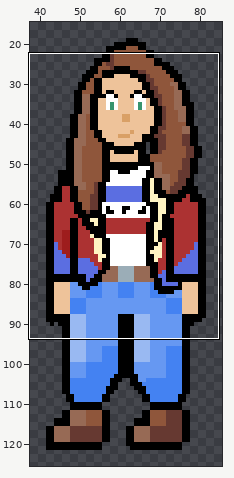
One commit to this pixel-art file: character_2.ase. Above: a wide view before the commit, with the close-up outlined.
Close-up. The starting point:
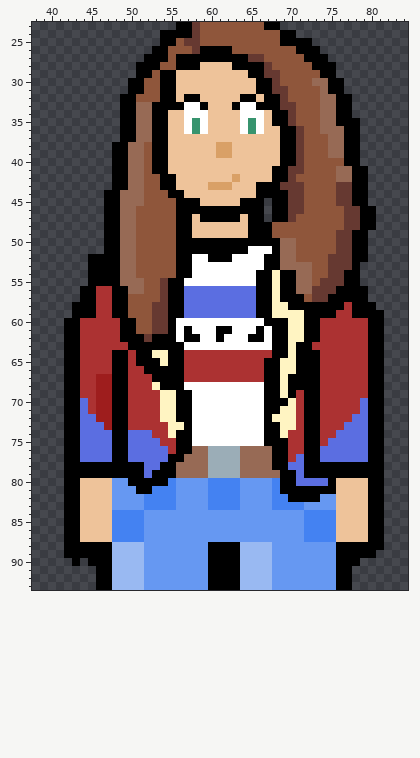
128x128 pixels, 1 frame. Shown: x 38..84, y 23..93. The wide view leaves out empty margins.
After:
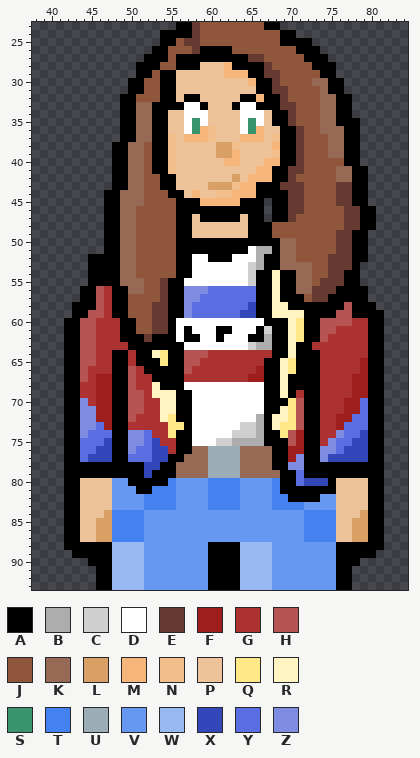
Palette (. is transparent): A #000000  B #adadad  C #cfcfcf  D #ffffff  E #663931  F #9e1d1d  G #ac3232  H #b65353  J #8f563b  K #976a55  L #d9a066  M #f6b679  N #f2be8c  P #eec39a  Q #ffe986  R #fff4c2  S #37946e  T #4482f2  U #9badb7  V #6698f2  W #99b9f2  X #3447ba  Y #5b6ee1  Z #7e8ce1
Edits made:
--- layers "Hands", "Face", "Jacket"
@@ x 60..68 @@
 27 AAAAAEEJJ
-28 PPPAAAAEJ
-29 PPPPPAAEE
-30 PPPPPPAAE
+28 PPMAAAAEJ
+29 PPMMMAAEE
+30 PPPPPMAAE
 31 PPPPPPAAE
-32 PPPPAAPAA
+32 PPPPAAMAA
 33 PPPADDAAA
@@ x 53..70 @@
 35 AAPPDSDPPPPDSDPAAE
-36 AAPPDSDPPPPDSDPPAA
-37 AAPPPPPPPPPPPPPPAA
-38 AAPPPPPPLLPPPPPPAA
-39 AAPPPPPPLLPPPPPPAA
-40 AAPPPPPPPPPPPPPPAA
-41 AAPPPPPPPPPPPPPAAE
-42 JAAPPPPPPPLPPPPAAE
-43 JAAPPPPLLLPPPAAAEE
-44 JJAAPPPPPPPPPAAAAE
-45 JJJAAAPPPPPAAA.AAE
+36 AAPPDSMNPPPDSMPPAA
+37 AANPMMMNPPPMMMPNAA
+38 AANPPPPPLLNPPPPMAA
+39 AANPPPPPLLMPPPPNAA
+40 AANPPPPPPMMPPPMMAA
+41 AANPPPPPPPPPPMMAAE
+42 JAAPPPPPPPLPMMMAAE
+43 JAAPPPPLLLNMMAAAEE
+44 JJAAPMPPNNMMMAAAAE
+45 JJJAAAMMMMMAAA.AAE
 46 JJJAAAAAAAAAAA.AAE
@@ x 38..84 @@
 50 .........AAKKJJJJJAAAAAAAAAAAAAKKJJJJJEEAA.....
-51 .........AAKKJJJJJAAAAAAAAADDDAKKJJJJJEEAA.....
-52 .......AAAAKKJJJJJAADDAAADDDDAAKKJJJJEEEAA.....
-53 .......AAAAKKJJJJJAADDDDDDDDDAAKKKKJJEEEA......
-54 .......AAAAKKJJJJJAADDDDDDDDAARAAKKJJEEAA......
-55 .......AAAAKKKJJEAADDDDDDDDDAARAAKKJEEEAA......
-56 ......AAGGAAKKJJEAAYYYYYYYYYAARAAKKEEEAAAA.....
-57 ......AAGGAAJJJJEAAYYYYYYYYYAARAAAJEEAAAAA.....
-58 .....AAAGGAAJJJEEAAYYYYYYYYYAARRAAAAAAAGAAA....
-59 .....AAAGGAAJJJEEAAYYYYYYYYYAARRRRAAAAGGAAAA...
-60 ....AAGGGGGAAJJEEADDDDDDDDDDDAAARRAAGGGGGGAA...
-61 ....AAGGGGGAAJJEEADADDDAADDDADAARRAAGGGGGGAA...
-62 ....AAGGGGGAAAEAAADAADDADDDAADAARRAAGGGGGGAA...
-63 ....AAGGGGGGAAAAAAADDDDDDDDDDDAARAAGGGGGGGAA...
-64 ....AAGGGGAAGAARRAAGGGGGGGGGGGAARAAAGGGGGGAA...
-65 ....AAGGGGAAGAAARAAGGGGGGGGGGAARRAAAGGGGGGAA...
-66 ....AAGGGGAAGGAAAAAGGGGGGGGGGAARRAAAGGGGGGAA...
-67 ....AAGGFFAAGGGAAAAGGGGGGGGGGAARAAAAGGGGGGAA...
-68 ....AAGGFFAAGGGRAAADDDDDDDDDDAARAAAAGGGGGGAA...
-69 ....AAGGFFAAGGGGRRAADDDDDDDDDAARAGAAGGGGGGAA...
-70 ....AAYGFFAAGGGGRRAADDDDDDDDDAAARGAAGGGGGYAA...
-71 ....AAYGFFAAGGGGRRAADDDDDDDDDAARRGAAGGGGGYAA...
-72 ....AAYYFFAAGGGGRRAADDDDDDDDDARRRGAAGGGGYYAA...
-73 ....AAYYYFAAGGGGGRRADDDDDDDDDAARRGAAGGGYYYAA...
-74 ....AAYYYYAAYYYGGRAADDDDDDDDDAARGGAAGGYYYYAA...
-75 ....AAYYYYAAYYYYGGAADDDDDDDDDAAAGGAAGYYYYYAA...
-76 ....AAYYYYAAYYYYYGAAKKUUUUKKKKAAGGAAYYYYYYAA...
-77 ....AAYYYYAAYYYYYAAKKKUUUUKKKKAAGYAAYYYYYYAA...
-78 ....AAAAAAAAAAYYAAKKKKUUUUKKKKAAYYAAAAAAAAAA...
-79 ....AAAAAAAAAAYAAAKKKKUUUUKKKKKAAYAAAAAAAAAA...
-80 ....AAPPPPVVAAAAATVVVVTTTTVVVVTAAYYYYAPPPPAA...
+51 .........AAKKJJJJJAAAAAAAAADBBAKKJJJJJEEAA.....
+52 .......AAAAKKJJJJJAADDAAADDDBAAKKJJJJEEEAA.....
+53 .......AAAAKKJJJJJAADDDDDDDCBAAKKKKJJEEEA......
+54 .......AAAAKKJJJJJAADDDDDDDCAARAAKKJJEEAA......
+55 .......AAAAKKKJJEAADDDDDDDDCAARAAKKJEEEAA......
+56 ......AAHGAAKKJJEAAZZZYYYYYYAARAAKKEEEAAAA.....
+57 ......AAHGAAJJJJEAAZZYYYYYYYAARAAAJEEAAAAA.....
+58 .....AAAHGAAJJJEEAAZYYYYYYYXAARRAAAAAAAHAAA....
+59 .....AAHHGAAJJJEEAAZYYYYYYXXAARRRRAAAAHHAAAA...
+60 ....AAHHGGGAAJJEEADDDDDDDDDDDAAARQAAHHHHGGAA...
+61 ....AAHHGGGAAJJEEADADDDAADDDACAARQAAHHGGGGAA...
+62 ....AAHHGGGAAAEAAADAADDADDDAABAARQAAHGGGGGAA...
+63 ....AAHHGGGGAAAAAAADDDDDDDDCBBAARAAGGGGGGGAA...
+64 ....AAHHGGAAGAARQAAHHHGGGGGGGGAARAAAGGGGGGAA...
+65 ....AAHHGGAAGAAAQAAHHGGGGGGGGAARQAAAGGGGGFAA...
+66 ....AAHGGGAAHGAAAAAHGGGGGGGGFAARQAAAGGGGGFAA...
+67 ....AAHGFFAAHGGAAAAGGGGGGGGFFAARAAAAGGGGFFAA...
+68 ....AAGGFFAAHGGRAAADDDDDDDDDDAARAAAAGGGGFFAA...
+69 ....AAGGFFAAHHGRRRAADDDDDDDDDAARAGAAGGGGFFAA...
+70 ....AAZGFFAAHHGGRRAADDDDDDDDDAAAQHAAGGGFFYAA...
+71 ....AAZZFFAAHHGGRRAADDDDDDDDDAARQHAAGGGFFYAA...
+72 ....AAZZFFAAHGGGRQAADDDDDDDDBARRQHAAGGFFYYAA...
+73 ....AAZZYFAAGGGGGQQADDDDDDCCBARQQHAAGGFYYYAA...
+74 ....AAZYYYAAZZYGGQAADDDDDCCCBAAQHFAAGGZYYXAA...
+75 ....AAYYYXAAZZYXGGAADDDCCBBBBAAAHFAAGZYYXXAA...
+76 ....AAYYXXAAZYYXXGAAKKUUUUKKKKAAFFAAZZYXXXAA...
+77 ....AAYXXXAAYYYXXAAKKKUUUUKKKKAAFZAAZXXXXXAA...
+78 ....AAAAAAAAAAXXAAKKKKUUUUKKKKAAZZAAAAAAAAAA...
+79 ....AAAAAAAAAAXAAAKKKKUUUUKKKKKAAYAAAAAAAAAA...
+80 ....AAPPPPVVAAAAATVVVVTTTTVVVVTAAYXXXAPPPPAA...
 81 ....AAPPPPVVVAATTTVVVVTTTTVVVVTAAAAAAAPPPPAA...
@@ x 38..84 @@
 83 ....AAPPPPVVVVTTTTVVVVTTTTVVVVTTTTVVVVPPPPAA...
-84 ....AAPPPPTTTTVVVVVVVVVVVVVVVVVVVVTTTTPPPPAA...
-85 ....AAPPPPTTTTVVVVVVVVVVVVVVVVVVVVTTTTPPPPAA...
-86 ....AAPPPPTTTTVVVVVVVVVVVVVVVVVVVVTTTTPPPPAA...
-87 ....AAPPPPTTTTVVVVVVVVVVVVVVVVVVVVTTTTPPPPAA...
+84 ....AAPPPLTTTTVVVVVVVVVVVVVVVVVVVVTTTTPPPLAA...
+85 ....AAPPLLTTTTVVVVVVVVVVVVVVVVVVVVTTTTPPLLAA...
+86 ....AAPPLLTTTTVVVVVVVVVVVVVVVVVVVVTTTTPPLLAA...
+87 ....AAPPLLTTTTVVVVVVVVVVVVVVVVVVVVTTTTPPLLAA...
 88 ....AAAAAAWWWWVVVVVVVVAAAAWWWWVVVVVVVVAAAAAA...
-89 ....AAAAAAWWWWVVVVVVVVAAAAWWWWVVVVVVVVAAAAA....
-90 .....A.AAAWWWWVVVVVVVVAAAAWWWWVVVVVVVVAAA......
+89 .....AAAAAWWWWVVVVVVVVAAAAWWWWVVVVVVVVAAAAA....
+90 .......AAAWWWWVVVVVVVVAAAAWWWWVVVVVVVVAAA......
 91 ........AAWWWWVVVVVVVVAAAAWWWWVVVVVVVVAA.......
